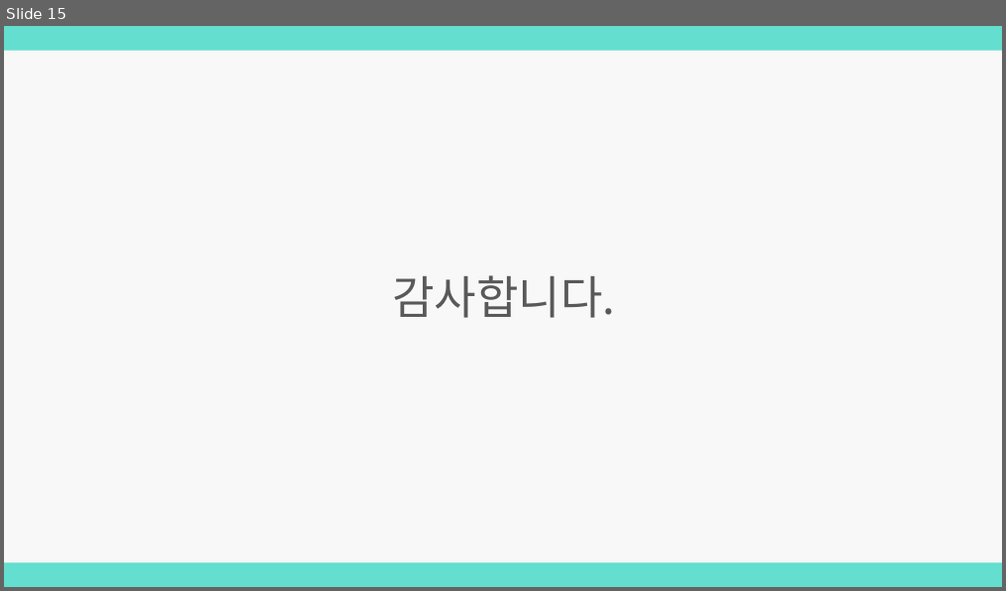
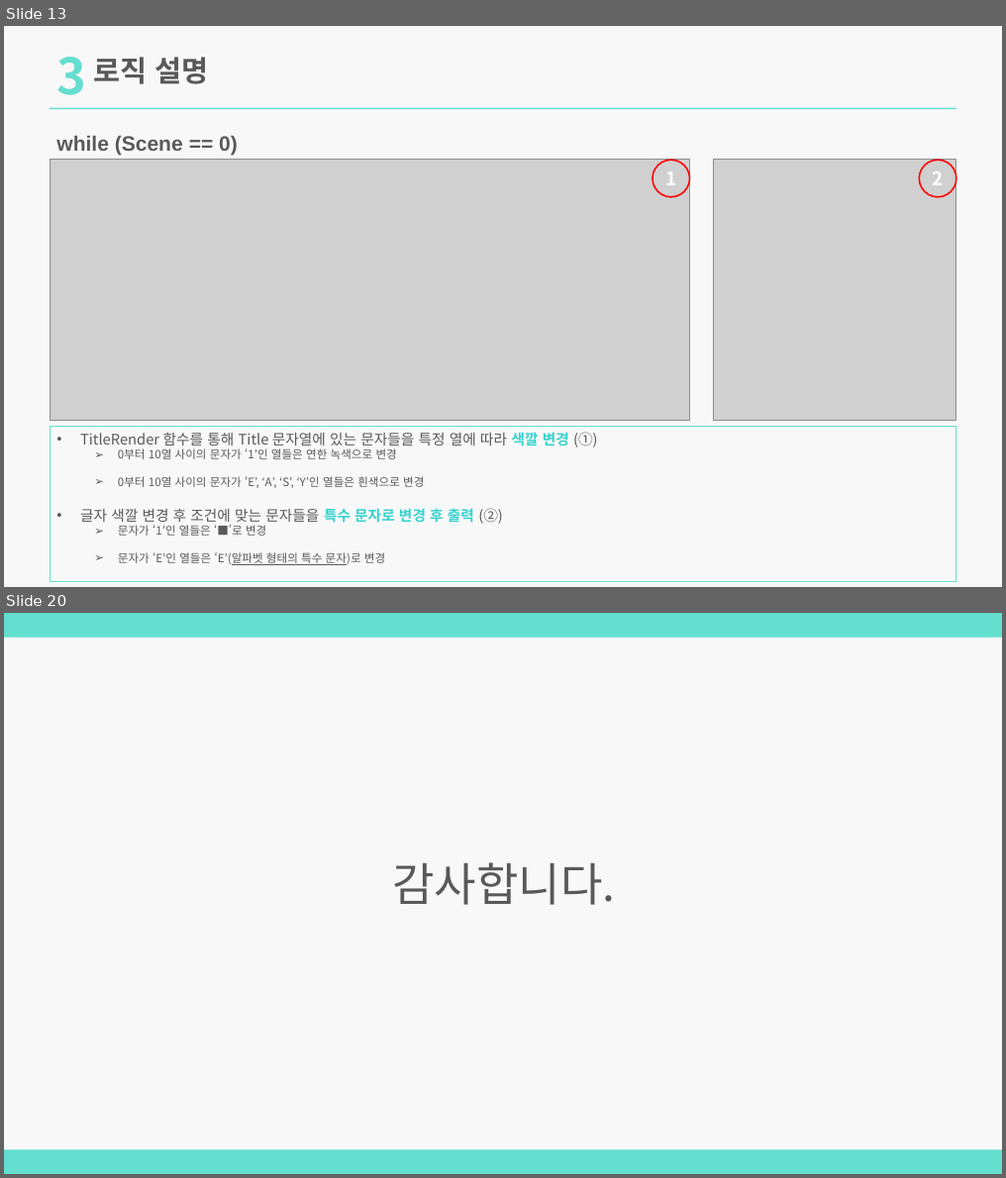
Before and after one commit to lim7635/MatchCard, a slide deck: MatchCard.pptx. Shown one above the other, each under a label of ours: slide 15 before the commit, slides 13 and 20 after it; the slides between them are not shown. The pictures are 1006x591 and 1006x1178 pixels, drawn with LibreOffice and Linux fonts; fonts in the diff are those of the drawing; grey boxes stand for pictures. Boxes give left, top, right and bottom in pixels: in the first picture for what was removed or moved away, otherwise in the second. Text is boxed around its words. In the diff, an @@ line names an element or a change of style, - is before the commit and + after.

Commit message:
2024.02.25 로직 설명 추가
while (Scene == 0) & Countdown();

```diff
--- a/MatchCard.pptx
+++ b/MatchCard.pptx
@@ slide 13 added at [4,26,1002,587], background #F2F2F2 at 50% opacity @@
@@ text added at [57,57,87,95], 48 pt, text #64DECF, bold @@
+3
@@ text added at [93,57,209,84], 28 pt, text #595959, bold @@
+로직 설명
@@ rectangle added at [50,107,956,109], fill #64DECF @@
@@ text added at [56,136,238,155], 20 pt, text #595959, bold @@
+while (Scene == 0)
@@ picture added at [50,159,690,421] @@
@@ ellipse added at [652,160,690,197], outline #FF0000 1.5 pt, 18 pt, text #FFFFFF, bold @@
+1
@@ picture added at [714,160,956,421] @@
@@ ellipse added at [920,160,957,197], outline #FF0000 1.5 pt, 18 pt, text #FFFFFF, bold @@
+2
@@ rectangle added at [50,427,956,582], outline #64DECF 1 pt, 11 pt, text #595959 @@
+• TitleRender 함수를 통해 Title 문자열에 있는 문자들을 특정 열에 따라 색깔 변경 (①)
+  ➢ 0부터 10열 사이의 문자가 ‘1’인 열들은 연한 녹색으로 변경
+  ➢ 0부터 10열 사이의 문자가 ‘E’, ‘A’, ‘S’, ‘Y’인 열들은 흰색으로 변경
+• 글자 색깔 변경 후 조건에 맞는 문자들을 특수 문자로 변경 후 출력 (②)
+  ➢ 문자가 ‘1’인 열들은 ‘■’로 변경
+  ➢ 문자가 ‘E’인 열들은 ‘E’(알파벳 형태의 특수 문자)로 변경
@@ what was slide 15 is now slide 20 @@
```
Also in this commit, not shown: 8 slides changed, 10 other slides added, 6 slides removed, 8 other files.
